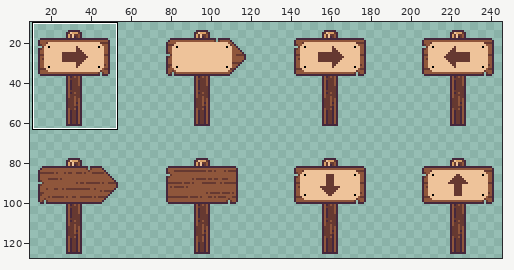
Two states of a sprite sheet, Assets/Sprites/Map/Common/SP_Sign.png. The first picture is a wide view before the edit; the outline marks the close-up.
Close-up. Before the edit:
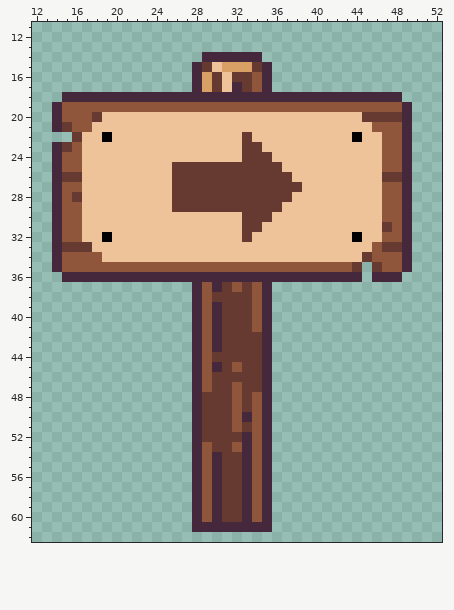
The file is 256x128 pixels. Shown: x 12..52, y 11..62. The wide view leaves out empty margins.
After:
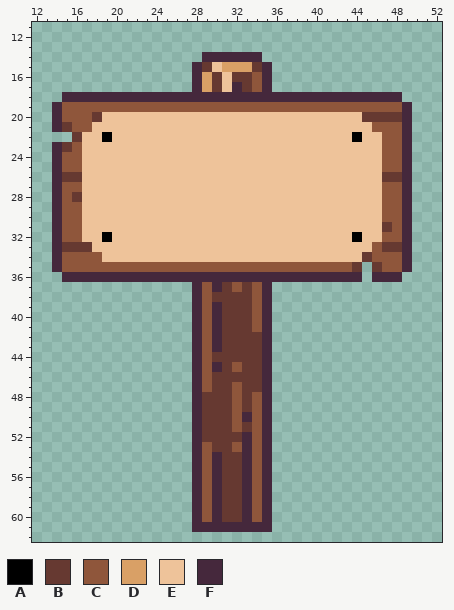
Palette (. is transparent): A #000000  B #663931  C #8f563b  D #d9a066  E #eec39a  F #45283c
Commit: refactor: remove arrow in default image
Difference:
@@ x 24..40 @@
 21 EEEEEEEEEEEEEEEEE
-22 EEEEEEEEEBEEEEEEE
-23 EEEEEEEEEBBEEEEEE
-24 EEEEEEEEEBBBEEEEE
-25 EEBBBBBBBBBBBEEEE
-26 EEBBBBBBBBBBBBEEE
-27 EEBBBBBBBBBBBBBEE
-28 EEBBBBBBBBBBBBEEE
-29 EEBBBBBBBBBBBEEEE
-30 EEEEEEEEEBBBEEEEE
-31 EEEEEEEEEBBEEEEEE
-32 EEEEEEEEEBEEEEEEE
+22 EEEEEEEEEEEEEEEEE
+23 EEEEEEEEEEEEEEEEE
+24 EEEEEEEEEEEEEEEEE
+25 EEEEEEEEEEEEEEEEE
+26 EEEEEEEEEEEEEEEEE
+27 EEEEEEEEEEEEEEEEE
+28 EEEEEEEEEEEEEEEEE
+29 EEEEEEEEEEEEEEEEE
+30 EEEEEEEEEEEEEEEEE
+31 EEEEEEEEEEEEEEEEE
+32 EEEEEEEEEEEEEEEEE
 33 EEEEEEEEEEEEEEEEE
Where, in picture pixels (left, top, right, bottom), the same in both close-ups:
changed: (172, 132, 302, 242)
